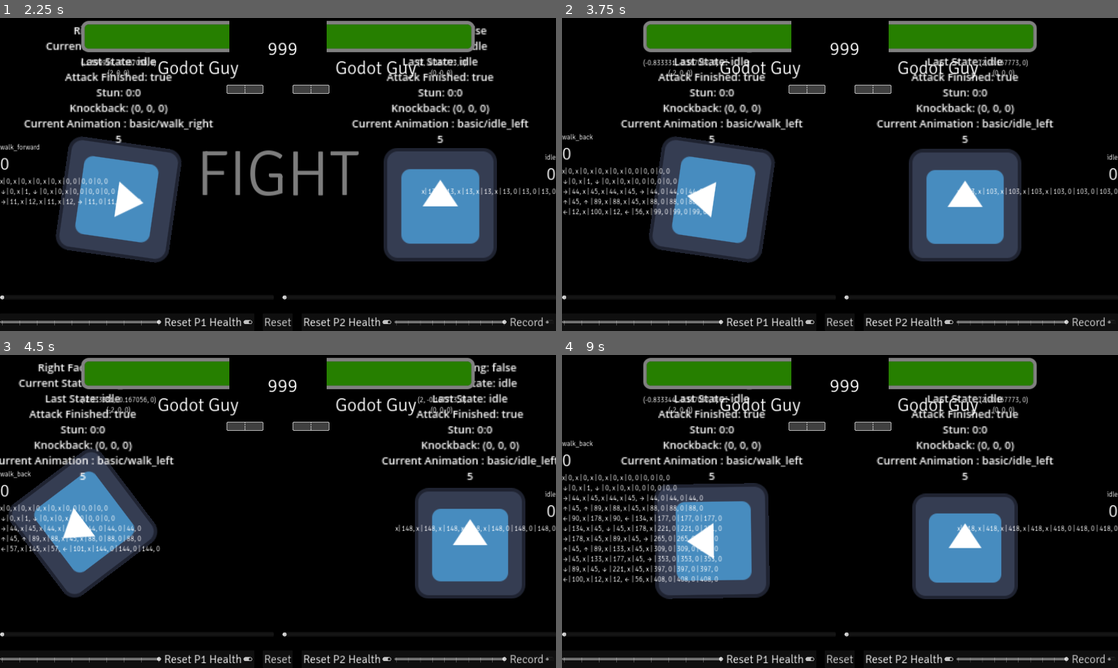
Above: before the commit, frames 1-4 (two rows, left to right).
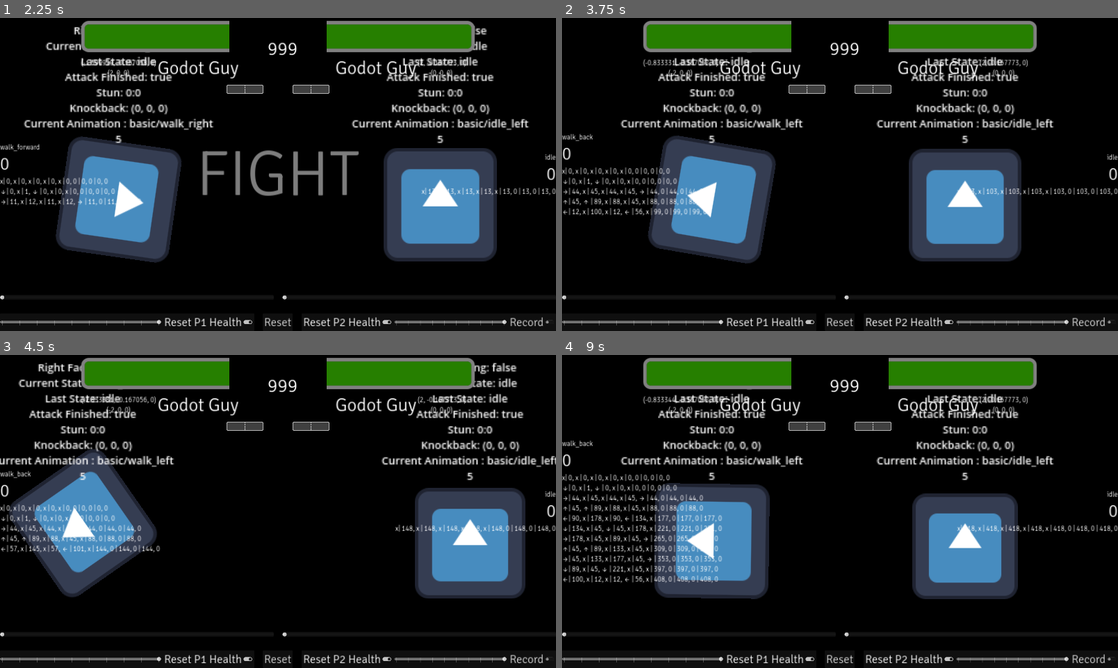
Above: after the commit, the same moments.

Repository: SHyguymoll/FightingGameEngineExampleCharacter
Game: Godot game, scene res://Test Character/TestCharacter.tscn
The game is run twice, just before and just after one commit, with the same random seed, the same clock (stepped at 60 frames per second) and the same inputs. The engine's default icon, where the game draws it, is replaced by a stand-in: a white triangle on a blue panel in a dark square.
Inputs:
- Up to frame 1 (2.25 s): hold D (first_right) 0.53-1.28 s; hold S (first_down) 1.28-2.03 s; hold D (first_right) from 2.03 s (still down)
- Up to frame 2 (3.75 s): release D (first_right) at 2.78 s; hold W (first_up) 2.78-3.53 s; hold A (first_left) from 3.53 s (still down)
- Up to frame 3 (4.5 s): keep holding A (first_left)
- Up to frame 4 (9 s): release A (first_left) at 5.03 s; hold S (first_down) 5.03-5.78 s; hold D (first_right) 5.78-6.53 s; hold W (first_up) 6.53-7.28 s; hold D (first_right) 7.28-8.03 s; hold S (first_down) 8.03-8.78 s; hold A (first_left) from 8.78 s (still down)

Frame 1 is identical in both runs. In frame 2, 0.3% of the frame differs, in the area x 15-39%, y 37-79%; in frame 3, 0.5%, in the area x 1-29%, y 30-78%; in frame 4, 0.3%.

Commit message:
rotation 3d tracks now also handled
terrifying quat to euler to quat transformation

Diff:
--- a/GodotGuy/MainScript.gd
+++ b/GodotGuy/MainScript.gd
@@ -151,12 +151,24 @@
 func create_mirrored_animation(anim_to_mirror : Animation) -> Animation:
 	var new_anim : Animation = anim_to_mirror.duplicate(true)
 	new_anim.resource_name = anim_to_mirror.resource_name.trim_suffix(anim_right_suf) + anim_left_suf
-	const VECTOR3_FLIP_X := Vector3(-1,1,1)
+	const POSITION_FLIP_X := Vector3(-1,1,1)
+	const ROTATION_FLIP := Vector3(1,1,-1)
 	for track_ind in range((new_anim as Animation).get_track_count()):
-		# only flip the position 3d tracks
+		# only flip the position 3d and rotation 3d tracks
 		if (new_anim as Animation).track_get_type(track_ind) == Animation.TYPE_POSITION_3D:
 			for key_ind in range((new_anim as Animation).track_get_key_count(track_ind)):
-				(new_anim as Animation).track_set_key_value(track_ind, key_ind, ((new_anim as Animation).track_get_key_value(track_ind, key_ind) as Vector3) * VECTOR3_FLIP_X)
+				(new_anim as Animation).track_set_key_value(track_ind, key_ind, ((new_anim as Animation).track_get_key_value(track_ind, key_ind) as Vector3) * POSITION_FLIP_X)
+		if (new_anim as Animation).track_get_type(track_ind) == Animation.TYPE_ROTATION_3D:
+			for key_ind in range((new_anim as Animation).track_get_key_count(track_ind)):
+				(new_anim as Animation).track_set_key_value(
+					track_ind,
+					key_ind,
+					Quaternion.from_euler(
+						(
+							new_anim.track_get_key_value(track_ind, key_ind) as Quaternion
+						).get_euler() * ROTATION_FLIP
+					).normalized()
+				)
 	return new_anim
 
 func initialize_animation_player():
--- a/GodotGuy/scenes/GodotGuy.tscn
+++ b/GodotGuy/scenes/GodotGuy.tscn
@@ -2037,7 +2037,7 @@
 tracks/2/path = NodePath(".")
 tracks/2/interp = 1
 tracks/2/loop_wrap = true
-tracks/2/keys = PackedFloat32Array(0, 1, 0, 0, 0, 1, 0.25, 1, 0, 0, 0.919854, -0.392261, 0.333334, 1, 0, 0, 0.99984, 0.0178677)
+tracks/2/keys = PackedFloat32Array(0, 1, 0, 0, 0, 1, 0.25, 1, 0, 0, 0.919854, -0.392261, 0.333334, 1, 0, 0, 0.99984, 0.0178677, 0.5845, 1, 0, 0, 0.378553, 0.92558)
 tracks/3/type = "value"
 tracks/3/imported = false
 tracks/3/enabled = true
@@ -2094,95 +2094,12 @@
 "values": [false]
 }
 
-[sub_resource type="Animation" id="Animation_or0wf"]
-resource_name = "walk_left"
-length = 0.666668
-loop_mode = 1
-step = 0.0166667
-tracks/0/type = "position_3d"
-tracks/0/imported = false
-tracks/0/enabled = true
-tracks/0/path = NodePath(".")
-tracks/0/interp = 1
-tracks/0/loop_wrap = true
-tracks/0/keys = PackedFloat32Array(0, 1, 0, 0.67, 0, 0.0835, 1, 0, 0.920369, 0, 0.166667, 1, 0, 0.67, 0, 0.25, 1, 0, 0.920369, 0, 0.333334, 1, 0, 0.67, 0, 0.416667, 1, 0, 0.920369, 0, 0.500001, 1, 0, 0.67, 0, 0.583334, 1, 0, 0.920369, 0)
-tracks/1/type = "scale_3d"
-tracks/1/imported = false
-tracks/1/enabled = true
-tracks/1/path = NodePath(".")
-tracks/1/interp = 2
-tracks/1/loop_wrap = true
-tracks/1/keys = PackedFloat32Array(0, 1, 1, 1, 1, 1, 1, 0.92, 0.92, 0.92, 2, 1, 1, 1, 1)
-tracks/2/type = "rotation_3d"
-tracks/2/imported = false
-tracks/2/enabled = true
-tracks/2/path = NodePath(".")
-tracks/2/interp = 1
-tracks/2/loop_wrap = true
-tracks/2/keys = PackedFloat32Array(0, 1, 0, 0, 0, 1, 0.2505, 1, 0, 0, 0.928672, 0.370903, 0.333334, 1, 0, 0, 1, 0, 0.5845, 1, 0, 0, -0.382683, 0.92388)
-tracks/3/type = "value"
-tracks/3/imported = false
-tracks/3/enabled = true
-tracks/3/path = NodePath("../SpriteBlock:visible")
-tracks/3/interp = 0
-tracks/3/loop_wrap = true
-tracks/3/keys = {
-"times": PackedFloat32Array(0),
-"transitions": PackedFloat32Array(1),
-"update": 1,
-"values": [false]
-}
-tracks/4/type = "value"
-tracks/4/imported = false
-tracks/4/enabled = true
-tracks/4/path = NodePath("../SpriteAttack:visible")
-tracks/4/interp = 0
-tracks/4/loop_wrap = true
-tracks/4/keys = {
-"times": PackedFloat32Array(0),
-"transitions": PackedFloat32Array(1),
-"update": 1,
-"values": [false]
-}
-tracks/5/type = "position_3d"
-tracks/5/imported = false
-tracks/5/enabled = true
-tracks/5/path = NodePath("../Hurtbox/HurtboxShape")
-tracks/5/interp = 0
-tracks/5/loop_wrap = true
-tracks/5/keys = PackedFloat32Array(0, 1, 0, -0.642, 0)
-tracks/6/type = "value"
-tracks/6/imported = false
-tracks/6/enabled = true
-tracks/6/path = NodePath("../Hurtbox/HurtboxShape:shape")
-tracks/6/interp = 0
-tracks/6/loop_wrap = true
-tracks/6/keys = {
-"times": PackedFloat32Array(0),
-"transitions": PackedFloat32Array(1),
-"update": 1,
-"values": [ExtResource("3_8q5n8")]
-}
-tracks/7/type = "value"
-tracks/7/imported = false
-tracks/7/enabled = true
-tracks/7/path = NodePath("../Hurtbox/HurtboxShape:disabled")
-tracks/7/interp = 0
-tracks/7/loop_wrap = true
-tracks/7/keys = {
-"times": PackedFloat32Array(0),
-"transitions": PackedFloat32Array(1),
-"update": 1,
-"values": [false]
-}
-
 [sub_resource type="AnimationLibrary" id="AnimationLibrary_1famj"]
 _data = {
 "crouch_right": SubResource("Animation_16fqf"),
 "dash": SubResource("Animation_00jti"),
 "idle_right": SubResource("Animation_oq48w"),
 "jump_right": SubResource("Animation_yt5la"),
-"walk_left": SubResource("Animation_or0wf"),
 "walk_right": SubResource("Animation_bo21u")
 }
 
@@ -2970,223 +2887,13 @@
 "values": [false]
 }
 
-[sub_resource type="Animation" id="Animation_5ss5r"]
-resource_name = "air_left"
-length = 0.166669
-loop_mode = 1
-step = 0.0166667
-tracks/0/type = "value"
-tracks/0/imported = false
-tracks/0/enabled = true
-tracks/0/path = NodePath("../Hurtbox/HurtboxShape:disabled")
-tracks/0/interp = 0
-tracks/0/loop_wrap = true
-tracks/0/keys = {
-"times": PackedFloat32Array(0),
-"transitions": PackedFloat32Array(1),
-"update": 1,
-"values": [false]
-}
-tracks/1/type = "value"
-tracks/1/imported = false
-tracks/1/enabled = true
-tracks/1/path = NodePath("../Hurtbox/HurtboxShape:shape")
-tracks/1/interp = 0
-tracks/1/loop_wrap = true
-tracks/1/keys = {
-"times": PackedFloat32Array(0),
-"transitions": PackedFloat32Array(1),
-"update": 1,
-"values": [ExtResource("3_8q5n8")]
-}
-tracks/2/type = "position_3d"
-tracks/2/imported = false
-tracks/2/enabled = true
-tracks/2/path = NodePath("../Hurtbox/HurtboxShape")
-tracks/2/interp = 0
-tracks/2/loop_wrap = true
-tracks/2/keys = PackedFloat32Array(0, 1, 0, -0.642, 0)
-tracks/3/type = "position_3d"
-tracks/3/imported = false
-tracks/3/enabled = true
-tracks/3/path = NodePath(".")
-tracks/3/interp = 1
-tracks/3/loop_wrap = true
-tracks/3/keys = PackedFloat32Array(0, 1, 0, 0.61, 0)
-tracks/4/type = "rotation_3d"
-tracks/4/imported = false
-tracks/4/enabled = true
-tracks/4/path = NodePath(".")
-tracks/4/interp = 1
-tracks/4/loop_wrap = true
-tracks/4/keys = PackedFloat32Array(0, 1, 0, 0, -0.394, 0.919)
-tracks/5/type = "scale_3d"
-tracks/5/imported = false
-tracks/5/enabled = true
-tracks/5/path = NodePath(".")
-tracks/5/interp = 1
-tracks/5/loop_wrap = true
-tracks/5/keys = PackedFloat32Array(0, 1, 0.883893, 0.605238, 1, 0.0500001, 1, 0.729535, 0.772611, 1, 0.1, 1, 0.524697, 0.856426, 1)
-tracks/6/type = "value"
-tracks/6/imported = false
-tracks/6/enabled = true
-tracks/6/path = NodePath("../SpriteBlock:visible")
-tracks/6/interp = 0
-tracks/6/loop_wrap = true
-tracks/6/keys = {
-"times": PackedFloat32Array(0),
-"transitions": PackedFloat32Array(1),
-"update": 1,
-"values": [false]
-}
-tracks/7/type = "value"
-tracks/7/imported = false
-tracks/7/enabled = true
-tracks/7/path = NodePath("../SpriteAttack:visible")
-tracks/7/interp = 0
-tracks/7/loop_wrap = true
-tracks/7/keys = {
-"times": PackedFloat32Array(0),
-"transitions": PackedFloat32Array(1),
-"update": 1,
-"values": [false]
-}
-
-[sub_resource type="Animation" id="Animation_lipdq"]
-resource_name = "get_up_left"
-length = 0.250002
-step = 0.0166667
-tracks/0/type = "value"
-tracks/0/imported = false
-tracks/0/enabled = true
-tracks/0/path = NodePath("../Hurtbox/HurtboxShape:disabled")
-tracks/0/interp = 0
-tracks/0/loop_wrap = true
-tracks/0/keys = {
-"times": PackedFloat32Array(0),
-"transitions": PackedFloat32Array(1),
-"update": 1,
-"values": [true]
-}
-tracks/1/type = "position_3d"
-tracks/1/imported = false
-tracks/1/enabled = true
-tracks/1/path = NodePath(".")
-tracks/1/interp = 1
-tracks/1/loop_wrap = true
-tracks/1/keys = PackedFloat32Array(0, 1, 0, 0.568552, 0, 0.233334, 1, 0, 0.664, 0)
-tracks/2/type = "rotation_3d"
-tracks/2/imported = false
-tracks/2/enabled = true
-tracks/2/path = NodePath(".")
-tracks/2/interp = 1
-tracks/2/loop_wrap = true
-tracks/2/keys = PackedFloat32Array(0, 1, 0, 0, -0.288, 0.958, 0.233334, 1, 0, 0, 0, 1)
-tracks/3/type = "scale_3d"
-tracks/3/imported = false
-tracks/3/enabled = true
-tracks/3/path = NodePath(".")
-tracks/3/interp = 1
-tracks/3/loop_wrap = true
-tracks/3/keys = PackedFloat32Array(0, 1, 1.13647, 0.252131, 1, 0.233334, 1, 1, 1, 1)
-tracks/4/type = "value"
-tracks/4/imported = false
-tracks/4/enabled = true
-tracks/4/path = NodePath("../SpriteBlock:visible")
-tracks/4/interp = 0
-tracks/4/loop_wrap = true
-tracks/4/keys = {
-"times": PackedFloat32Array(0),
-"transitions": PackedFloat32Array(1),
-"update": 1,
-"values": [false]
-}
-tracks/5/type = "value"
-tracks/5/imported = false
-tracks/5/enabled = true
-tracks/5/path = NodePath("../SpriteAttack:visible")
-tracks/5/interp = 0
-tracks/5/loop_wrap = true
-tracks/5/keys = {
-"times": PackedFloat32Array(0),
-"transitions": PackedFloat32Array(1),
-"update": 1,
-"values": [false]
-}
-
-[sub_resource type="Animation" id="Animation_tbs13"]
-resource_name = "lying_left"
-length = 0.0166683
-loop_mode = 1
-step = 0.0166667
-tracks/0/type = "value"
-tracks/0/imported = false
-tracks/0/enabled = true
-tracks/0/path = NodePath("../Hurtbox/HurtboxShape:disabled")
-tracks/0/interp = 0
-tracks/0/loop_wrap = true
-tracks/0/keys = {
-"times": PackedFloat32Array(0),
-"transitions": PackedFloat32Array(1),
-"update": 1,
-"values": [true]
-}
-tracks/1/type = "position_3d"
-tracks/1/imported = false
-tracks/1/enabled = true
-tracks/1/path = NodePath(".")
-tracks/1/interp = 1
-tracks/1/loop_wrap = true
-tracks/1/keys = PackedFloat32Array(0, 1, 0, 0.322052, 0)
-tracks/2/type = "rotation_3d"
-tracks/2/imported = false
-tracks/2/enabled = true
-tracks/2/path = NodePath(".")
-tracks/2/interp = 1
-tracks/2/loop_wrap = true
-tracks/2/keys = PackedFloat32Array(0, 1, 0, 0, -0.707, 0.707)
-tracks/3/type = "scale_3d"
-tracks/3/imported = false
-tracks/3/enabled = true
-tracks/3/path = NodePath(".")
-tracks/3/interp = 1
-tracks/3/loop_wrap = true
-tracks/3/keys = PackedFloat32Array(0, 1, 0.433464, 1, 1)
-tracks/4/type = "value"
-tracks/4/imported = false
-tracks/4/enabled = true
-tracks/4/path = NodePath("../SpriteBlock:visible")
-tracks/4/interp = 0
-tracks/4/loop_wrap = true
-tracks/4/keys = {
-"times": PackedFloat32Array(0),
-"transitions": PackedFloat32Array(1),
-"update": 1,
-"values": [false]
-}
-tracks/5/type = "value"
-tracks/5/imported = false
-tracks/5/enabled = true
-tracks/5/path = NodePath("../SpriteAttack:visible")
-tracks/5/interp = 0
-tracks/5/loop_wrap = true
-tracks/5/keys = {
-"times": PackedFloat32Array(0),
-"transitions": PackedFloat32Array(1),
-"update": 1,
-"values": [false]
-}
-
 [sub_resource type="AnimationLibrary" id="AnimationLibrary_r08ai"]
 _data = {
-"air_left": SubResource("Animation_5ss5r"),
 "air_right": SubResource("Animation_4du6f"),
 "crouch_right": SubResource("Animation_0uij0"),
-"get_up_left": SubResource("Animation_lipdq"),
 "get_up_right": SubResource("Animation_ukw7d"),
 "high_right": SubResource("Animation_j2ifv"),
 "low_right": SubResource("Animation_ca7hi"),
-"lying_left": SubResource("Animation_tbs13"),
 "lying_right": SubResource("Animation_yyyv5")
 }
 
@@ -3971,24 +3678,27 @@
 monitorable = false
 
 [node name="HurtboxShape" type="CollisionShape3D" parent="Hurtbox"]
-transform = Transform3D(1, 0, 0, 0, 1, 0, 0, 0, 1, 0, -1.007, 0)
-shape = ExtResource("2_ahw0y")
+transform = Transform3D(1, 0, 0, 0, 1, 0, 0, 0, 1, 0, -0.642, 0)
+shape = ExtResource("3_8q5n8")
 
 [node name="Node3D" type="Node3D" parent="."]
 transform = Transform3D(1, 0, 0, 0, 1, 0, 0, 0, 1, -0.273207, 0.781501, 0)
 
 [node name="SpriteMain" type="Sprite3D" parent="."]
-transform = Transform3D(1, 0, 0, 0, 1, 0, 0, 0, 1, -0.105381, 0.67, 0)
+transform = Transform3D(0.950092, 0, 0, 0, 0.950092, 0, 0, 0, 0.950092, 0, 0.632569, 0)
 rotation_edit_mode = 1
 no_depth_test = true
 texture = ExtResource("14_03fpi")
 
 [node name="SpriteAttack" type="Sprite3D" parent="."]
-transform = Transform3D(0.362995, 0, 0, 0, 0.362995, 0, 0, 0, 1, -0.156965, 0.371345, 0.04)
+transform = Transform3D(0.992772, 0, 0, 0, 0.329543, 0, 0, 0, 1, 0.734185, 0.265214, 0.04)
+visible = false
+modulate = Color(0.803922, 0.686275, 0, 0)
 no_depth_test = true
 texture = ExtResource("14_03fpi")
 
 [node name="SpriteBlock" type="Sprite3D" parent="."]
 transform = Transform3D(0.363, 0, 0, 0, 0.363, 0, 0, 0, 1, 0.422, 0.307, 0.04)
+visible = false
 no_depth_test = true
 texture = ExtResource("14_03fpi")
Not shown: 1 places in GodotGuy/scenes/GodotGuy.tscn that only renumber resources
